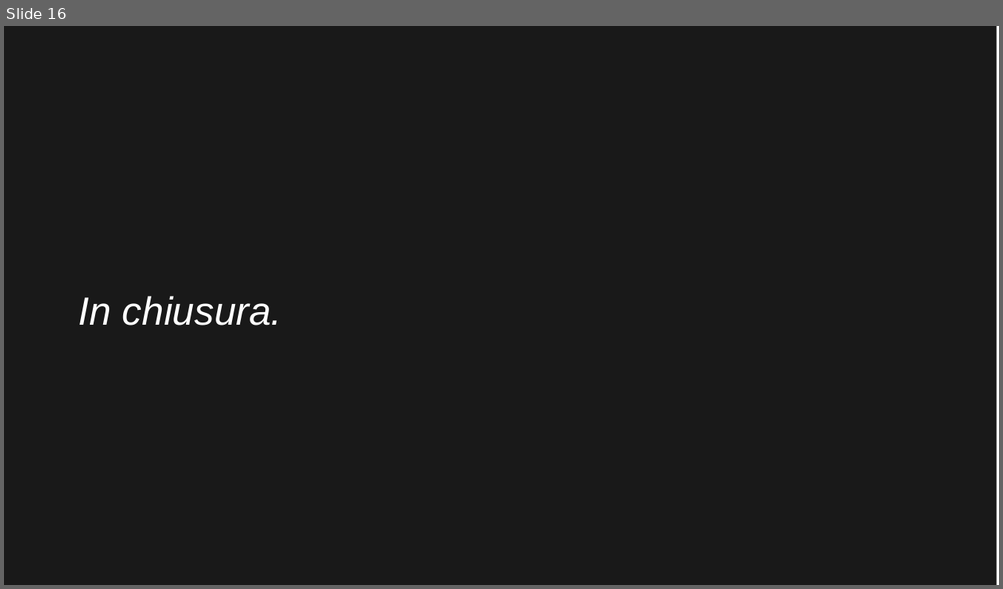
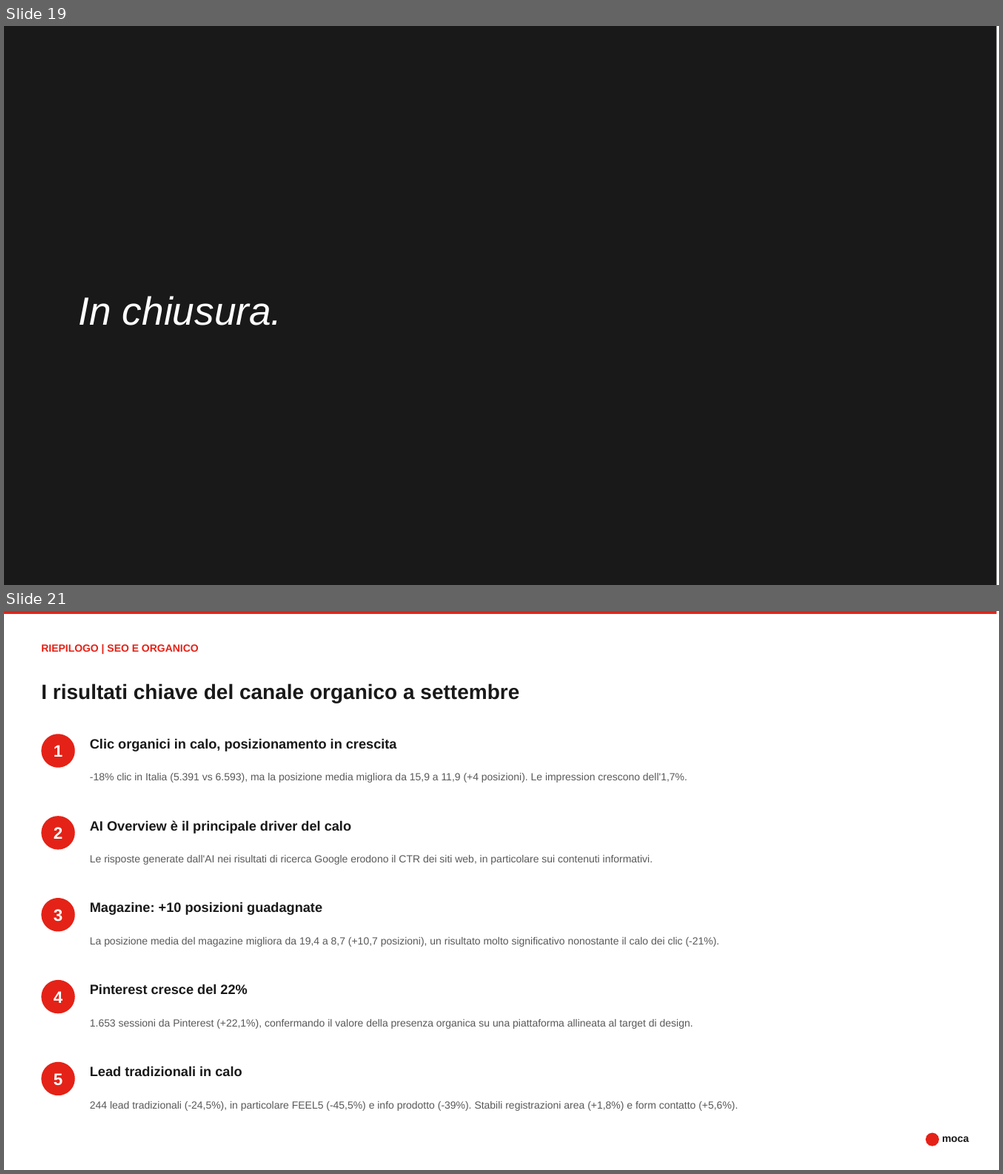
Before and after one commit to mocainteractive/ferrerolegno, a slide deck: FerreroLegnoReport_settembre_2026.pptx. Shown one above the other, each under a label of ours: slide 16 before the commit, slides 19 and 21 after it; the slides between them are not shown. The pictures are 1003x589 and 1003x1174 pixels, drawn with LibreOffice and Linux fonts; fonts in the diff are those of the drawing. Boxes give left, top, right and bottom in pixels: in the first picture for what was removed or moved away, otherwise in the second. Text is boxed around its words. In the diff, an @@ line names an element or a change of style, - is before the commit and + after.

```diff
--- a/FerreroLegnoReport_settembre_2026.pptx
+++ b/FerreroLegnoReport_settembre_2026.pptx
@@ slide 21 added at bbox=[4, 611, 999, 1170], background #FFFFFF @@
@@ rectangle added at bbox=[4, 611, 996, 614], fill #E52217 @@
@@ text added at bbox=[41, 644, 199, 652], 10 pt, text #E52217, bold @@
+RIEPILOGO | SEO E ORGANICO
@@ text added at bbox=[41, 684, 519, 703], 20 pt, text #191919, bold @@
+I risultati chiave del canale organico a settembre
@@ ellipse added at bbox=[41, 734, 75, 768], fill #E52217 @@
@@ text added at bbox=[90, 738, 397, 752], 13 pt, text #191919, bold @@
+Clic organici in calo, posizionamento in crescita
@@ text added at bbox=[54, 745, 62, 757], 16 pt, text #FFFFFF, bold @@
+1
@@ text added at bbox=[90, 773, 687, 783], 10 pt, text #595959 @@
+-18% clic in Italia (5.391 vs 6.593), ma la posizione media migliora da 15,9 a 11,9 (+4 posizioni). Le impression crescono dell'1,7%.
@@ ellipse added at bbox=[41, 816, 75, 850], fill #E52217 @@
@@ text added at bbox=[54, 827, 62, 839], 16 pt, text #FFFFFF, bold @@
+2
@@ text added at bbox=[90, 820, 351, 834], 13 pt, text #191919, bold @@
+AI Overview è il principale driver del calo
@@ text added at bbox=[90, 855, 652, 865], 10 pt, text #595959 @@
+Le risposte generate dall'AI nei risultati di ricerca Google erodono il CTR dei siti web, in particolare sui contenuti informativi.
@@ ellipse added at bbox=[41, 898, 75, 932], fill #E52217 @@
@@ text added at bbox=[54, 909, 62, 922], 16 pt, text #FFFFFF, bold @@
+3
@@ text added at bbox=[90, 902, 322, 915], 13 pt, text #191919, bold @@
+Magazine: +10 posizioni guadagnate
@@ text added at bbox=[90, 937, 720, 947], 10 pt, text #595959 @@
+La posizione media del magazine migliora da 19,4 a 8,7 (+10,7 posizioni), un risultato molto significativo nonostante il calo dei clic (-21%).
@@ ellipse added at bbox=[41, 980, 75, 1014], fill #E52217 @@
@@ text added at bbox=[90, 984, 247, 994], 13 pt, text #191919, bold @@
+Pinterest cresce del 22%
@@ text added at bbox=[54, 991, 62, 1003], 16 pt, text #FFFFFF, bold @@
+4
@@ text added at bbox=[90, 1019, 693, 1029], 10 pt, text #595959 @@
+1.653 sessioni da Pinterest (+22,1%), confermando il valore della presenza organica su una piattaforma allineata al target di design.
@@ ellipse added at bbox=[41, 1062, 75, 1096], fill #E52217 @@
@@ text added at bbox=[54, 1073, 62, 1086], 16 pt, text #FFFFFF, bold @@
+5
@@ text added at bbox=[90, 1066, 242, 1076], 13 pt, text #191919, bold @@
+Lead tradizionali in calo
@@ text added at bbox=[90, 1102, 737, 1111], 10 pt, text #595959 @@
+244 lead tradizionali (-24,5%), in particolare FEEL5 (-45,5%) e info prodotto (-39%). Stabili registrazioni area (+1,8%) e form contatto (+5,6%).
@@ ellipse added at bbox=[925, 1133, 939, 1147], fill #E52217 @@
@@ text added at bbox=[942, 1136, 968, 1142], 10 pt, text #191919, bold @@
+moca
@@ what was slide 16 is now slide 19 @@
```
Also in this commit, not shown: 11 slides changed, 7 other slides added, 3 slides removed, 1 other file.
